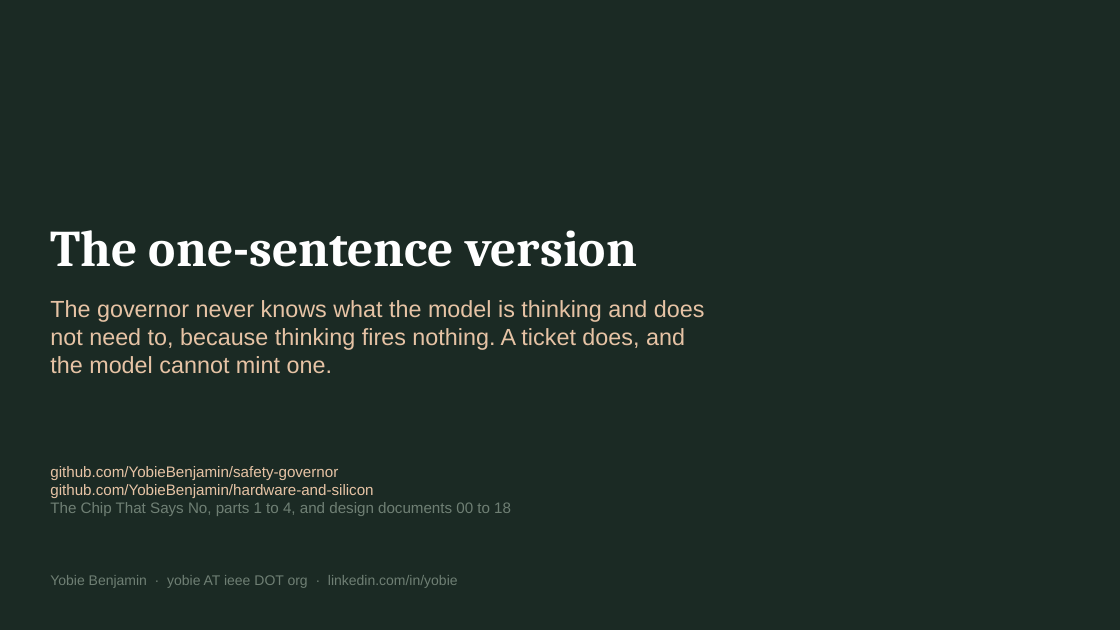
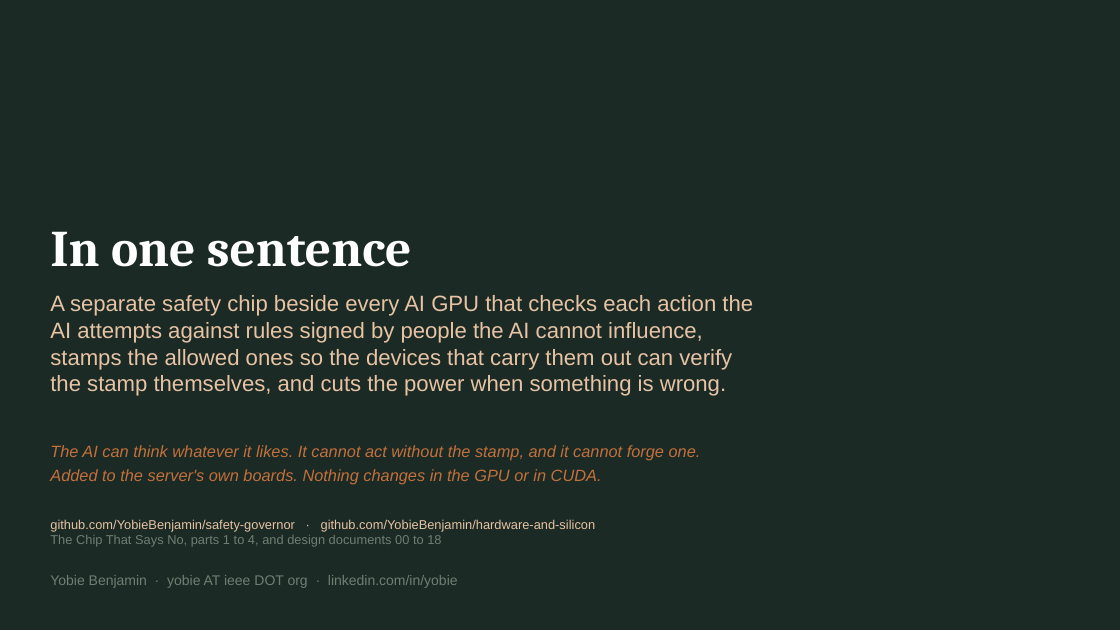
Before and after one commit to YobieBenjamin/safety-governor, a slide deck: slide 18 of docs/brief/chip-that-says-no-brief.pptx. Drawn at 1120x630 pixels with LibreOffice and Linux fonts; fonts in the diff are those of the drawing. Boxes give left, top, right and bottom in pixels: in the first picture for what was removed or moved away, otherwise in the second. Text is boxed around its words. In the diff, an @@ line names an element or a change of style, - is before the commit and + after.

```diff
--- a/docs/brief/chip-that-says-no-brief.pptx
+++ b/docs/brief/chip-that-says-no-brief.pptx
@@ text at (50, 231, 412, 267): text changed @@
-The one-sentence version
+In one sentence
@@ text at (50, 295, 753, 396): text changed; size 20 to 19 pt @@
-The governor never knows what the model is thinking and does not need to, because thinking fires nothing. A ticket does, and the model cannot mint one.
+A separate safety chip beside every AI GPU that checks each action the AI attempts against rules signed by people the AI cannot influence, stamps the allowed ones so the devices that carry them out can verify the stamp themselves, and cuts the power when something is wrong.
@@ text added at (50, 445, 701, 485), 14 pt, text #C2703D, italic @@
+The AI can think whatever it likes. It cannot act without the stamp, and it cannot forge one.
+Added to the server's own boards. Nothing changes in the GPU or in CUDA.
@@ text at (50, 519, 596, 532): text changed; size 13 to 11 pt @@
-github.com/YobieBenjamin/safety-governor
-github.com/YobieBenjamin/hardware-and-silicon
+github.com/YobieBenjamin/safety-governor · github.com/YobieBenjamin/hardware-and-silicon
@@ text at (50, 535, 441, 547): size 13 to 11 pt in "The Chip That Says No, parts 1 ..." @@
@@ text "github.com/YobieBenjamin/safety-governor · github.com/YobieB ...": place and size @@
-text "github.com/YobieBenjamin/safety-governor · github.com/YobieB ..." at (50, 466, 511, 516)
+text "github.com/YobieBenjamin/safety-governor · github.com/YobieB ..." at (50, 519, 596, 547)
```
Also in this commit, not shown: 1 other slide changed, 2 other files.
